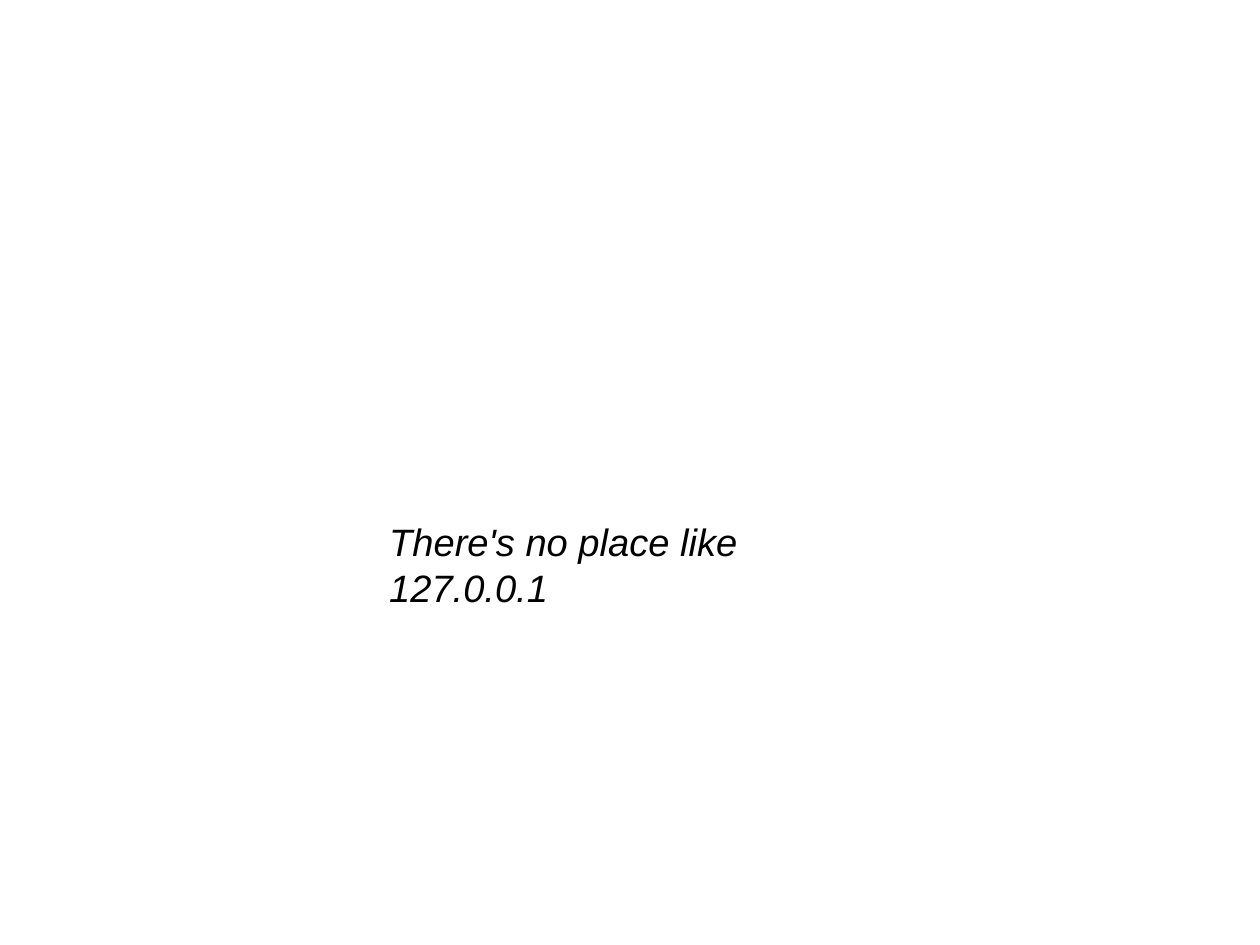
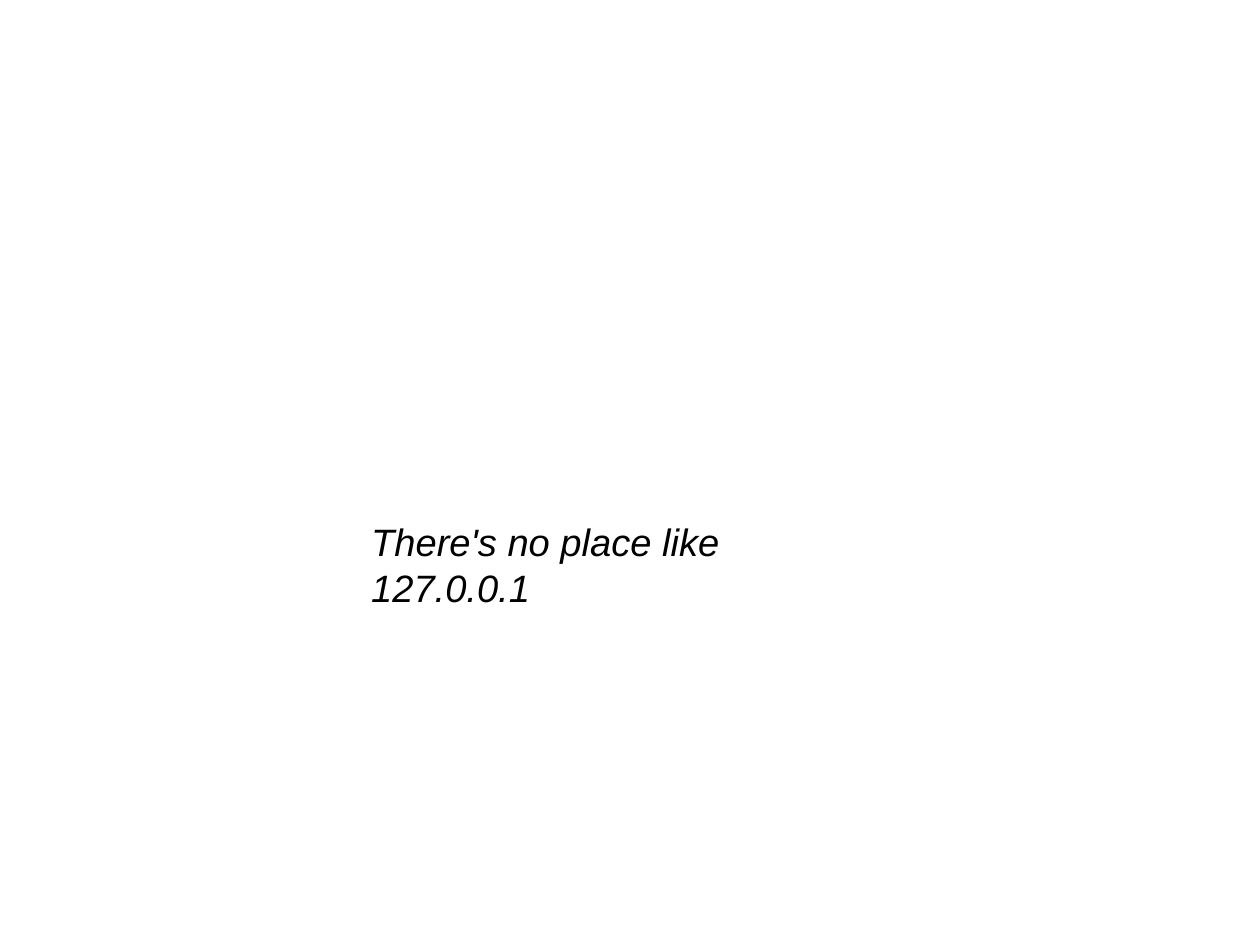
Before and after one commit to sphaero/workshops, a slide deck: slide 2 of Networking/presentation.odp. Drawn at 1260x945 pixels with LibreOffice and Linux fonts; fonts in the diff are those of the drawing; background and template pictures are left out. Boxes give left, top, right and bottom in pixels: in the first picture for what was removed or moved away, otherwise in the second. Text is boxed around its words. In the diff, an @@ line names an element or a change of style, - is before the commit and + after.

```diff
--- a/Networking/presentation.odp
+++ b/Networking/presentation.odp
@@ text "There's no place like 127.0.0.1": place and size @@
-text "There's no place like 127.0.0.1" at (389,528,737,603)
+text "There's no place like 127.0.0.1" at (371,528,719,603)
```
Also in this commit, not shown: 3 other slides changed, 8 slides added, 2 slides removed, 1 other file.
